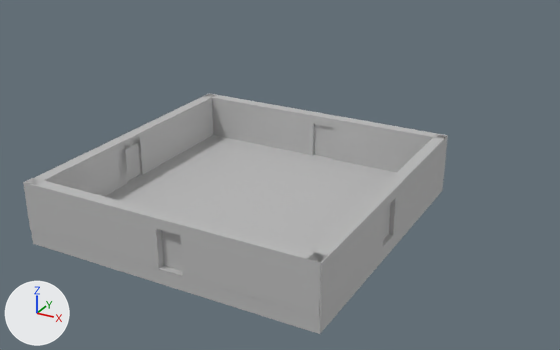
The FBX model Mazingo/Mazingo/Assets/Models/Unfinished Models/BigArea with 4 Doors.fbx: old version first, new version second.
Rendered twice from a 50 mm camera at (24.2, -66.6, 23.0) aimed at (-3.2, -16.8, -1.9). Lighting does not change. The marker at lower left points along +X, +Y and +Z. Where no turn or scale is listed for an object, it has been applied to the vertices.

Names of what the first picture shows: 'pCube7', 'pasted__pasted__pasted__Door', 'pasted__pasted__pasted__pasted__Door', 'pasted__pasted__pasted__pasted__Door.001', 'pasted__pasted__pasted__pasted__pasted__Door'.
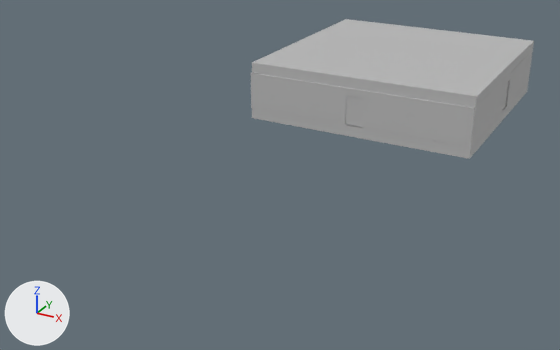
ob_group16 is not drawn itself; it is the parent of ob_pasted__group14.

Boxes (x1, y1, x2, y2) around the edits, measured in the pictures (560 x 350 px):
'pCube7', no longer drawn: before (23, 93, 448, 334)
'pCube9', added: after (251, 19, 534, 159)
'pasted__pasted__pasted__pasted__Door', moved: before (161, 230, 182, 271); after (345, 96, 364, 127)
'pasted__pasted__pasted__pasted__pasted__Door', moved, turned: before (314, 124, 333, 158); after (503, 82, 508, 108)
'pasted__pasted__pasted__Door', moved, turned (not visible afterwards): before (125, 143, 141, 181)
'pasted__pasted__pasted__pasted__Door.001', moved (not visible afterwards): before (383, 203, 391, 240)

The change, as a list of edits to the scene's bpy script:
```text
Add me_mesh_001_1:
    me_mesh_001_1.from_pydata(...)  # 160 vertices, 151 faces; spans x -10.0..10.0, y -10.1..10.1, z -2.6..2.6
    me_mesh_001_1.materials.append(mat_lambert1)  # grey #bcbcbc
Change ob_pasted__pasted__pasted__pasted__door:
    ob_pasted__pasted__pasted__pasted__door.location: (0.73, -36.09, 1.02) -> (-0.02, -9.6, 1.02)
Change ob_pasted__pasted__pasted__pasted__pasted__door:
    ob_pasted__pasted__pasted__pasted__pasted__door.parent: ob_pasted__pasted__pasted__pasted__group7 -> ob_pasted__pasted__pasted__group7_002
    ob_pasted__pasted__pasted__pasted__pasted__door.location: (52.55, -76.93, -0.478) -> (2768.0, -76.93, -92.53)
Change ob_pcube7:
    ob_pcube7: bpy.data.objects.new('pCube7', me_mesh_001) -> bpy.data.objects.new('pCube7', None)
    ob_pcube7.location: (-0.02, -26.45, 1.6) -> (-0.02, 0.4, 1.6)
Change ob_group16:
    ob_group16.location: (0.739, -16.98, 1.794) -> (9.843, 0.844, 1.794)
    ob_group16.rotation_euler: (1.571, 0.0, 0.0) -> (1.571, 0.0, 1.571)  # degrees (90, 0, 0) -> degrees (90, 0, 90)
Change ob_pasted__pasted__pasted__pasted__door_001:
    ob_pasted__pasted__pasted__pasted__door_001.location: (9.7, -27.23, 1.02) -> (-9.72, -0.04, 1.02)
Change ob_pasted__pasted__pasted__door:
    ob_pasted__pasted__pasted__door.rotation_euler: (0.0, 1.571, 0.0) -> (0.0, 0.0, 0.0)  # degrees (0, 90, 0) -> degrees (0, 0, 0)
    ob_pasted__pasted__pasted__door.location: (-976.6, -76.93, -1013.0) -> (2768.0, -76.93, -92.53)
Add ob_pasted__pasted__pasted__group7_002:
    ob_pasted__pasted__pasted__group7_002 = bpy.data.objects.new('pasted__pasted__pasted__group7.002', None)
    ob_pasted__pasted__pasted__group7_002.parent = ob_pasted__pasted__group11_002
    ob_pasted__pasted__pasted__group7_002.location = (-41.07, 0.0, 0.0)
Add ob_pasted__pasted__group11_002:
    ob_pasted__pasted__group11_002 = bpy.data.objects.new('pasted__pasted__group11.002', None)
    ob_pasted__pasted__group11_002.parent = ob_pasted__group12_002
    ob_pasted__pasted__group11_002.location = (0.0, 0.0, 0.0)
Add ob_pasted__group12_002:
    ob_pasted__group12_002 = bpy.data.objects.new('pasted__group12.002', None)
    ob_pasted__group12_002.parent = ob_group16
    ob_pasted__group12_002.location = (92.05, 0.0, 2727.0)
    ob_pasted__group12_002.rotation_euler = (0.0, 1.571, 0.0)  # degrees (0, 90, 0)
Add ob_pcube9:
    ob_pcube9 = bpy.data.objects.new('pCube9', me_mesh_001_1)
    ob_pcube9.location = (-0.02, 0.4, 2.06)
```
